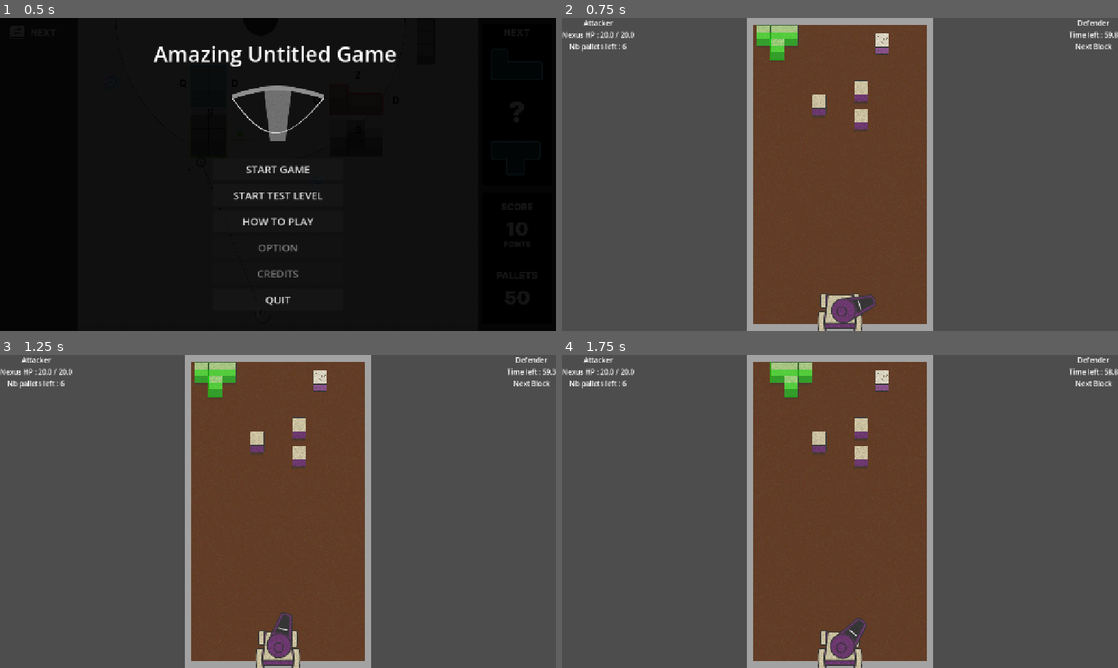
Above: before the commit, frames 1-4 (two rows, left to right).
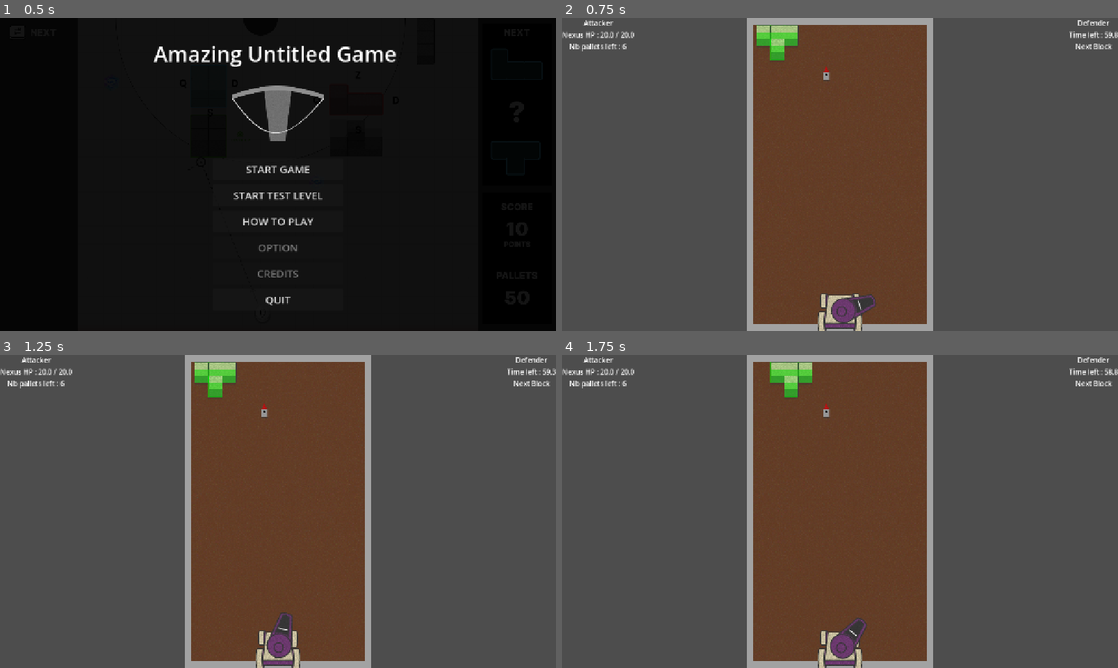
Above: after the commit, the same moments.

Repository: Angele-Bzl/construction
Game: Godot game, scene res://Scenes/title_screen.tscn
Two runs of this game, one before a commit and one after it. Both use one fixed random seed, a clock stepped at 60 frames per second and the inputs below.
Inputs (mouse positions are in pixels of both pictures, inside the frame that each line leads up to):
- Up to frame 1 (0.5 s): no input
- Up to frame 2 (0.75 s): click "START GAME" at 0.5 s
- Up to frame 3 (1.25 s): no input
- Up to frame 4 (1.75 s): move the mouse to (962, 495) at 1.27 s; hold D (right) from 1.28 s (still down); tap Mouse wheel down (scroll_down) at 1.35 s

Frame 1 is identical in both runs. In frame 2, 0.7% of the frame differs, in the area x 45-59%, y 4-37%; in frame 3, 0.7%; in frame 4, 0.7%.

Commit message:
Fix

Diff:
--- a/construction/Scenes/main_scene.tscn
+++ b/construction/Scenes/main_scene.tscn
@@ -46,6 +46,7 @@
 offset_left = 431.0
 offset_right = 431.0
 scale = Vector2(1.0887729, 1.0526316)
+mouse_filter = 2
 texture = ExtResource("2_x6ack")
 
 [node name="Walls" type="Node2D" parent="." unique_id=1550099786]
@@ -96,24 +97,13 @@
 
 [node name="BlockContainer" type="Node2D" parent="." unique_id=1674226568]
 
-[node name="Block" parent="BlockContainer" unique_id=434419004 instance=ExtResource("5_iacmt")]
-position = Vector2(592, 208)
-
-[node name="Block2" parent="BlockContainer" unique_id=1879454218 instance=ExtResource("5_iacmt")]
-position = Vector2(688, 176)
-
-[node name="Block3" parent="BlockContainer" unique_id=1760648103 instance=ExtResource("5_iacmt")]
-position = Vector2(688, 240)
-
 [node name="PatternSpawn" type="Node2D" parent="." unique_id=828033140]
 position = Vector2(448, 32)
 
 [node name="Nexus" parent="." unique_id=407422604 instance=ExtResource("6_6ev3c")]
 position = Vector2(640, 96)
-LEFT_DEFENDER_ZONE = 450
-RIGHT_DEFENDER_ZONE = 864
-TOP_DEFENDER_ZONE = 32
-HALF_DEFENDER_ZONE = 256
+textures = Array[CompressedTexture2D]([])
+top_textures = Array[CompressedTexture2D]([])
 
 [node name="CrossbowShooter" parent="." unique_id=641207508 instance=ExtResource("4_x6ack")]
 z_index = 1
--- a/construction/Scenes/test_scene.tscn
+++ b/construction/Scenes/test_scene.tscn
@@ -34,11 +34,11 @@
 texture = ExtResource("4_4blnk")
 centered = false
 
-[node name="Ground" type="Sprite2D" parent="." unique_id=2103564826]
-position = Vector2(264, 0)
+[node name="Ground" type="TextureRect" parent="." unique_id=86515887]
+offset_left = 264.0
+offset_right = 264.0
 scale = Vector2(1.9608355, 1.0526316)
 texture = ExtResource("5_tnimv")
-centered = false
 
 [node name="Walls" type="Node2D" parent="." unique_id=1550099786]
 
@@ -104,7 +104,7 @@
 [node name="PatternSpawn" type="Node2D" parent="." unique_id=828033140]
 position = Vector2(448, 32)
 
-[node name="Nexus2" parent="." unique_id=407422604 instance=ExtResource("9_bwjpn")]
+[node name="Nexus" parent="." unique_id=407422604 instance=ExtResource("9_bwjpn")]
 position = Vector2(640, 96)
 
 [node name="CrossbowShooter" parent="." unique_id=641207508 instance=ExtResource("9_i0miu")]
--- a/construction/Scripts/GlobalManager.gd
+++ b/construction/Scripts/Manager/GlobalManager.gd
@@ -26,7 +26,6 @@
 	end_game.emit()
 
 func start_game_timer():
-	print("heho")
 	timer.start(starting_timer)
 
 func reset_game_parameters():
--- a/construction/Scripts/block.gd
+++ b/construction/Scripts/block.gd
@@ -28,7 +28,6 @@
 		var collider = state.get_contact_collider_object(i)
 
 		if collider:
-			print(str(name) + " : je suis touché par " + str(collider.name))
 			if collider is Bullet:
 				take_damage(collider)
 
--- a/construction/Scripts/crossbow.gd
+++ b/construction/Scripts/crossbow.gd
@@ -40,7 +40,6 @@
 	charge += 0.1
 	if charge > 4:
 		charge = 4
-	print("charge +0.5. = ", charge)
 
 	texture_progress_bar.value = charge
 	if charge > 3:
--- a/construction/Scripts/levelManager.gd
+++ b/construction/Scripts/levelManager.gd
@@ -1,8 +1,11 @@
 extends Node2D
+
+var rng = RandomNumberGenerator.new()
 
 @onready var pattern_spawn = $PatternSpawn
 @onready var block_container = $BlockContainer
 @onready var nexus = $Nexus
+@onready var ground = $Ground
 
 @export var block : PackedScene
 
@@ -17,6 +20,7 @@
 
 	await get_tree().process_frame
 
+	generate_starting_elements(3)
 	next_pattern = patterns.pick_random()
 	generate_new_pattern()
 
@@ -40,10 +44,19 @@
 	else:
 		print("can't access pattern file")
 
-	print(patterns)
+func generate_starting_elements(starting_blocks : int):
+	var range_x : Vector2 = Vector2(ground.global_position.x,ground.global_position.x + ground.size.x)
+	var range_y : Vector2 = Vector2(ground.global_position.y/3,ground.global_position.y/3 + ground.size.y/3)
+	print("Range x : " + str(range_x))
+	print("Range y : " + str(range_y))
+	nexus.global_position = Vector2(rng.randf_range(range_x.x,range_x.y),rng.randf_range(range_y.x,range_y.y))
+	print("Nexus position : " + str(nexus.global_position))
+	nexus.global_position.x -= int(nexus.global_position.x) % int(GlobalManager.TILE.x)
+	nexus.global_position.y -= int(nexus.global_position.y) % int(GlobalManager.TILE.y)
+	print("Nexus position tile fixed : " + str(nexus.global_position))
 
-func generate_starting_elements(starting_blocks : int):
-	pass
+	for i in starting_blocks:
+		pass
 
 func generate_new_pattern():
 	if next_pattern:
--- a/construction/Scripts/nexus.gd
+++ b/construction/Scripts/nexus.gd
@@ -1,20 +1,7 @@
 extends Block
 class_name Nexus
 
-@export var LEFT_DEFENDER_ZONE : int = 450
-@export var RIGHT_DEFENDER_ZONE : int = 864
-@export var TOP_DEFENDER_ZONE : int = 32
-@export var HALF_DEFENDER_ZONE : int = 256
-
-var rng = RandomNumberGenerator.new()
-var x = rng.randi_range(LEFT_DEFENDER_ZONE, RIGHT_DEFENDER_ZONE)
-var y = rng.randi_range(TOP_DEFENDER_ZONE, HALF_DEFENDER_ZONE)
-
 func _ready():
-	x = x - (x % 32)
-	y = y - (y % 32)
-	self.position = Vector2(x, y)
-
 	is_collided.connect(take_damage)
 
 	max_hp = Defender.nexus_max_hp
Renamed: construction/Attacker.gd -> construction/Scripts/Manager/Attacker.gd
Renamed: construction/Attacker.gd.uid -> construction/Scripts/Manager/Attacker.gd.uid
Renamed: construction/Scripts/Defender.gd -> construction/Scripts/Manager/Defender.gd
Renamed: construction/Scripts/Defender.gd.uid -> construction/Scripts/Manager/Defender.gd.uid
Renamed: construction/Scripts/GlobalManager.gd.uid -> construction/Scripts/Manager/GlobalManager.gd.uid
Not shown, added: construction/Scenes/main_scene.tscn16136285695.tmp
Not shown, added: construction/Scenes/main_scene.tscn16146351057.tmp
